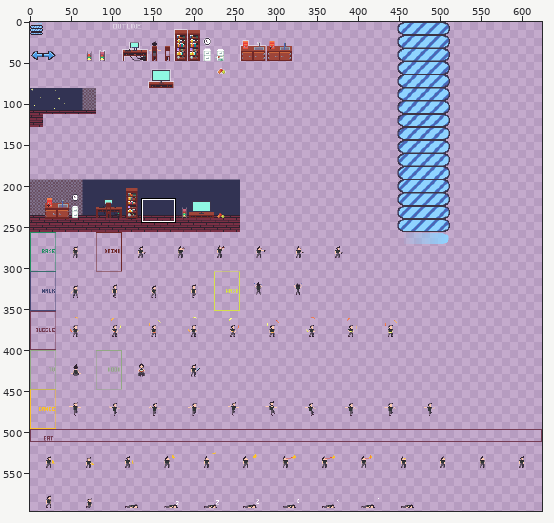
Sprite sheet, stored at res/textures/textures.png. Above, an overview of the earlier version with the close-up marked.
Close-up. Old version:
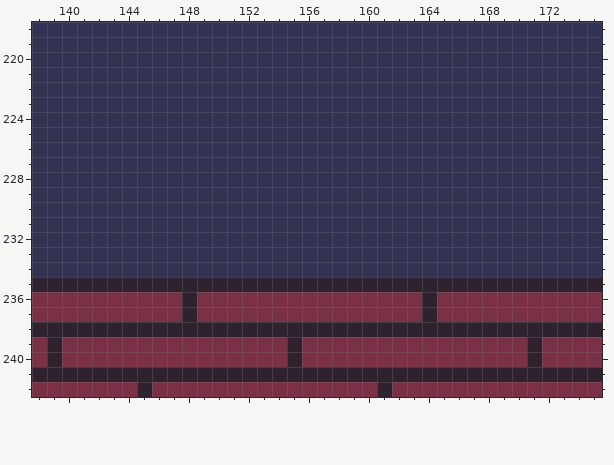
The file is 624x608 pixels. Pixels under 10% opacity are left out. Colours within 5 levels of each other are drawn and written as one. Shown: x 138..175, y 218..242. The wide view leaves out empty margins. The commit also changed other parts of the picture, which this record leaves out.
After:
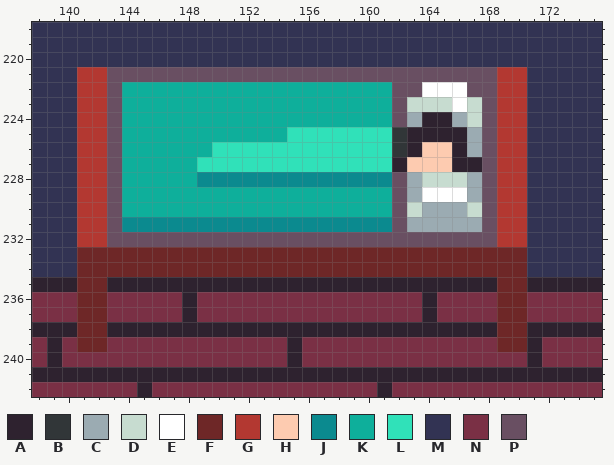
Palette (. is transparent): A #2e222f  B #313638  C #9babb2  D #c7dcd0  E #ffffff  F #6e2727  G #b33831  H #fdcbb0  J #0b8a8f  K #0eaf9b  L #30e1b9  M #323353  N #7a3045  P #694f62
Changes in this commit:
@@ x 138..175 @@
 220 MMMMMMMMMMMMMMMMMMMMMMMMMMMMMMMMMMMMMM
-221 MMMMMMMMMMMMMMMMMMMMMMMMMMMMMMMMMMMMMM
-222 MMMMMMMMMMMMMMMMMMMMMMMMMMMMMMMMMMMMMM
-223 MMMMMMMMMMMMMMMMMMMMMMMMMMMMMMMMMMMMMM
-224 MMMMMMMMMMMMMMMMMMMMMMMMMMMMMMMMMMMMMM
-225 MMMMMMMMMMMMMMMMMMMMMMMMMMMMMMMMMMMMMM
-226 MMMMMMMMMMMMMMMMMMMMMMMMMMMMMMMMMMMMMM
-227 MMMMMMMMMMMMMMMMMMMMMMMMMMMMMMMMMMMMMM
-228 MMMMMMMMMMMMMMMMMMMMMMMMMMMMMMMMMMMMMM
-229 MMMMMMMMMMMMMMMMMMMMMMMMMMMMMMMMMMMMMM
-230 MMMMMMMMMMMMMMMMMMMMMMMMMMMMMMMMMMMMMM
-231 MMMMMMMMMMMMMMMMMMMMMMMMMMMMMMMMMMMMMM
-232 MMMMMMMMMMMMMMMMMMMMMMMMMMMMMMMMMMMMMM
-233 MMMMMMMMMMMMMMMMMMMMMMMMMMMMMMMMMMMMMM
-234 MMMMMMMMMMMMMMMMMMMMMMMMMMMMMMMMMMMMMM
-235 AAAAAAAAAAAAAAAAAAAAAAAAAAAAAAAAAAAAAA
-236 NNNNNNNNNNANNNNNNNNNNNNNNNANNNNNNNNNNN
-237 NNNNNNNNNNANNNNNNNNNNNNNNNANNNNNNNNNNN
-238 AAAAAAAAAAAAAAAAAAAAAAAAAAAAAAAAAAAAAA
-239 NANNNNNNNNNNNNNNNANNNNNNNNNNNNNNNANNNN
+221 MMMGGPPPPPPPPPPPPPPPPPPPPPPPPPPGGMMMMM
+222 MMMGGPKKKKKKKKKKKKKKKKKKPPEEEPPGGMMMMM
+223 MMMGGPKKKKKKKKKKKKKKKKKKPDDDEDPGGMMMMM
+224 MMMGGPKKKKKKKKKKKKKKKKKKPCAACDPGGMMMMM
+225 MMMGGPKKKKKKKKKKKLLLLLLLBAAAACPGGMMMMM
+226 MMMGGPKKKKKKLLLLLLLLLLLLBAHHACPGGMMMMM
+227 MMMGGPKKKKKLLLLLLLLLLLLLAHHHAAPGGMMMMM
+228 MMMGGPKKKKKJJJJJJJJJJJJJPCDDDCPGGMMMMM
+229 MMMGGPKKKKKKKKKKKKKKKKKKPCEEECPGGMMMMM
+230 MMMGGPKKKKKKKKKKKKKKKKKKPDCCCDPGGMMMMM
+231 MMMGGPJJJJJJJJJJJJJJJJJJPCCCCCPGGMMMMM
+232 MMMGGPPPPPPPPPPPPPPPPPPPPPPPPPPGGMMMMM
+233 MMMFFFFFFFFFFFFFFFFFFFFFFFFFFFFFFMMMMM
+234 MMMFFFFFFFFFFFFFFFFFFFFFFFFFFFFFFMMMMM
+235 AAAFFAAAAAAAAAAAAAAAAAAAAAAAAAAFFAAAAA
+236 NNNFFNNNNNANNNNNNNNNNNNNNNANNNNFFNNNNN
+237 NNNFFNNNNNANNNNNNNNNNNNNNNANNNNFFNNNNN
+238 AAAFFAAAAAAAAAAAAAAAAAAAAAAAAAAFFAAAAA
+239 NANFFNNNNNNNNNNNNANNNNNNNNNNNNNFFANNNN
 240 NANNNNNNNNNNNNNNNANNNNNNNNNNNNNNNANNNN
